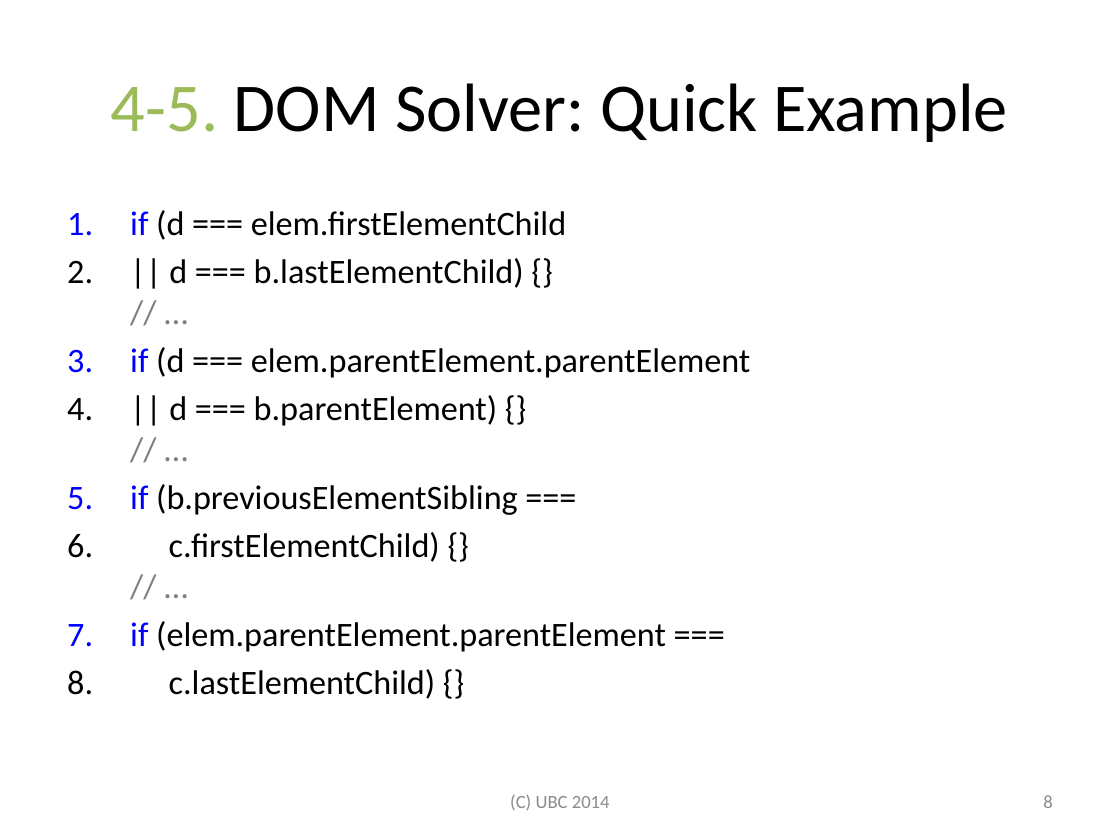
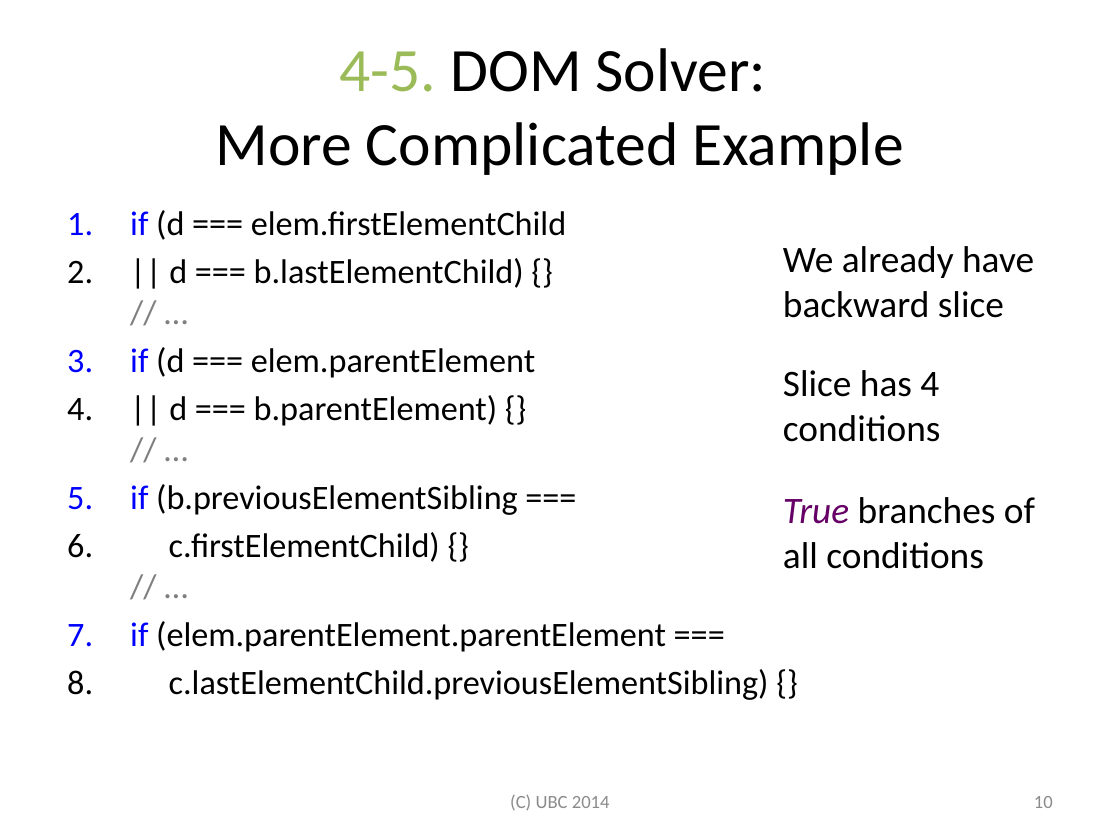
Before and after one commit to jamestklo/ConcolicJS, a slide deck: slide 11 of docs/csRPE-tkloReport.pptx (slide 9 before the commit). Drawn at 1120x840 pixels with LibreOffice and Linux fonts; fonts in the diff are those of the drawing. Boxes give left, top, right and bottom in pixels: in the first picture for what was removed or moved away, otherwise in the second. Text is boxed around its words. In the diff, an @@ line names an element or a change of style, - is before the commit and + after.

Commit message:
added support to do-while loops, 'this' keyword, detecting for setting array.length (have to undecorate value).
GhostBusters still does not run

```diff
--- a/docs/csRPE-tkloReport.pptx
+++ b/docs/csRPE-tkloReport.pptx
@@ title at <box>216,48,903,175</box>: text changed; size 44 to 39.6 pt @@
-4-5. DOM Solver: Quick Example
+4-5. DOM Solver:
+More Complicated Example
@@ text added at <box>783,246,1034,318</box>, 24 pt, text #000000 @@
+We already have backward slice
@@ text at <box>130,347,535,378</box>: text changed @@
-3. if (d === elem.parentElement.parentElement
+3. if (d === elem.parentElement
@@ text added at <box>783,370,941,442</box>, 24 pt, text #000000 @@
+Slice has 4 conditions
@@ text added at <box>783,497,1035,569</box>, 24 pt, text #000000 @@
+True branches of all conditions
@@ text at <box>169,669,769,700</box>: text changed @@
-8. c.lastElementChild) {}
+8. c.lastElementChild.previousElementSibling) {}
@@ page number at <box>1034,796,1053,808</box>: text changed @@
-8
+10
```
Also in this commit, not shown: 24 other slides changed, 5 slides added, 3 slides removed, 7 other files.
